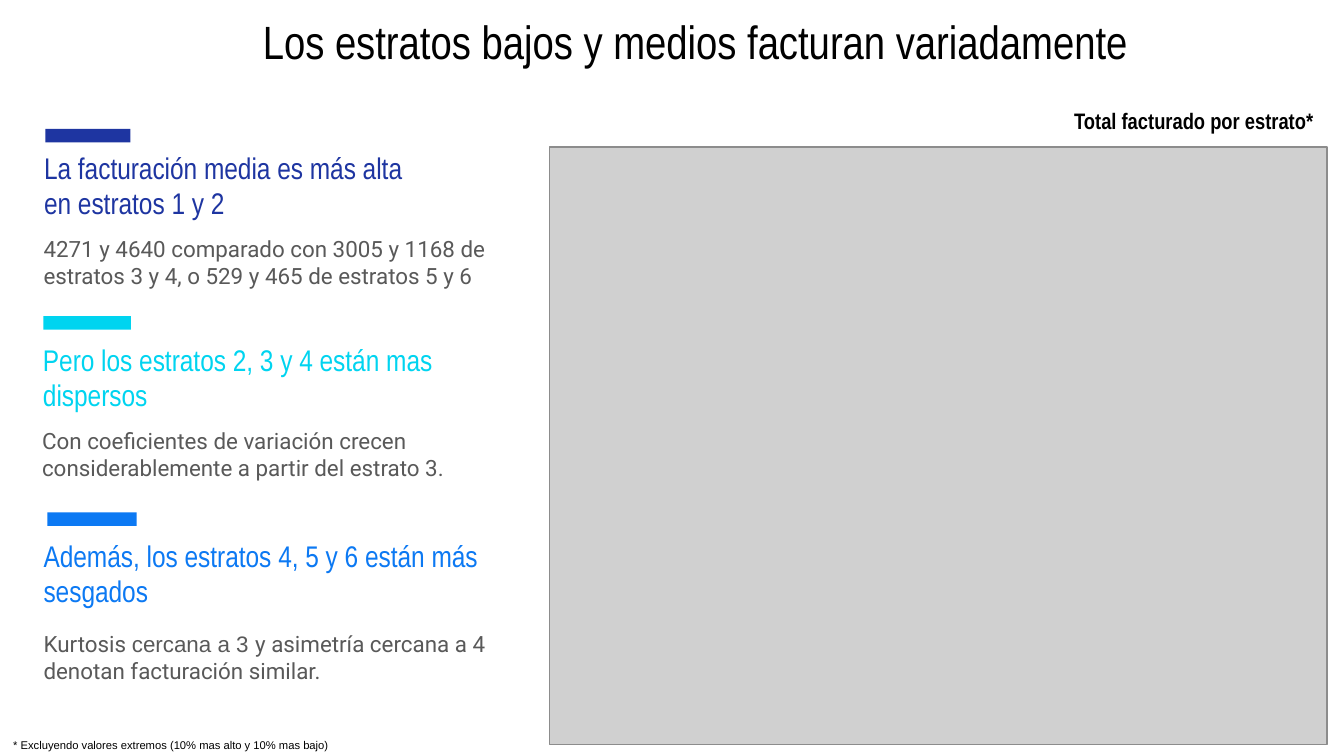
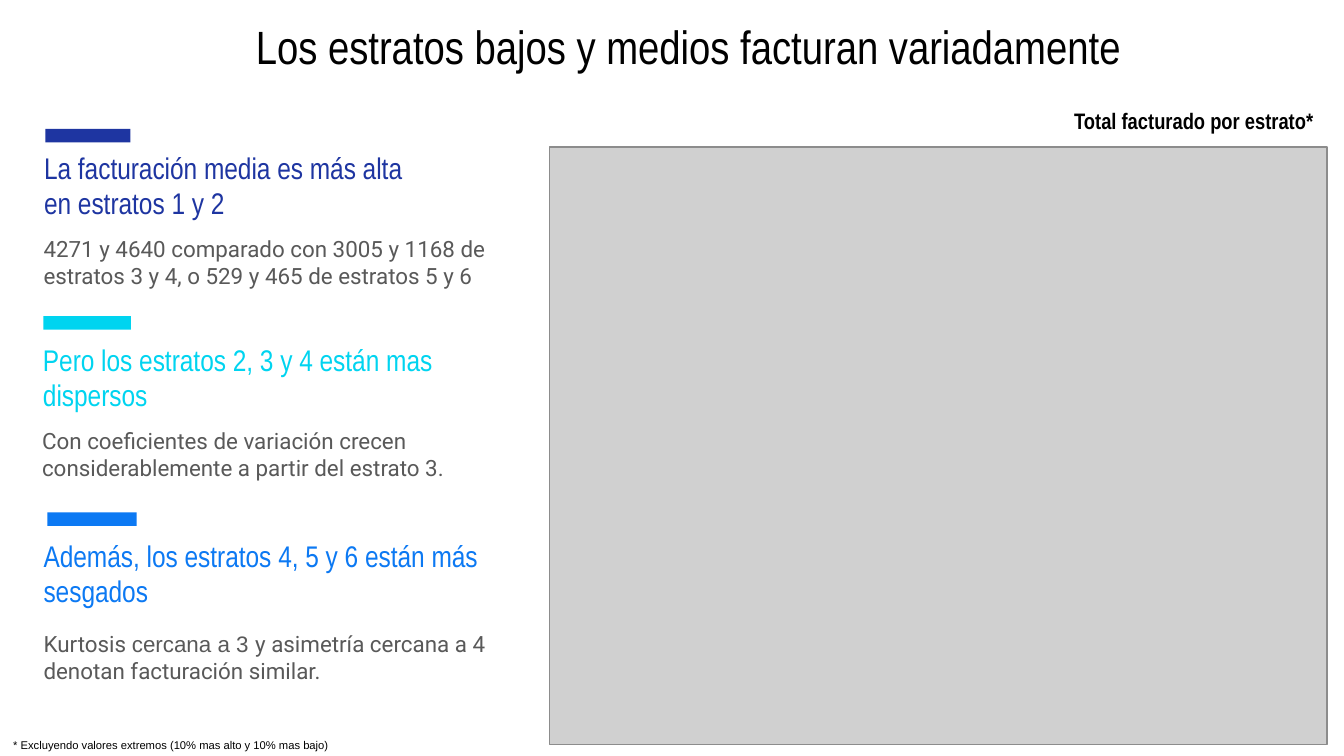
Before and after one commit to jtabordaj/research_eslatina, a slide deck: slide 7 of reporte_estadistico/presentacion/presentation.pptx. Drawn at 1344x756 pixels with LibreOffice and Linux fonts; fonts in the diff are those of the drawing; grey boxes stand for pictures. Boxes give left, top, right and bottom in pixels: in the first picture for what was removed or moved away, otherwise in the second. Text is boxed around its words. In the diff, an @@ line names an element or a change of style, - is before the commit and + after.

```diff
--- a/reporte_estadistico/presentacion/presentation.pptx
+++ b/reporte_estadistico/presentacion/presentation.pptx
@@ title "Los estratos bajos y medios ...": place and size @@
-title "Los estratos bajos y medios ..." at (263, 25, 1128, 68)
+title "Los estratos bajos y medios ..." at (256, 30, 1121, 73)
```
Also in this commit, not shown: 3 other slides changed, 7 slides added, 1 slide removed, 20 other files.
